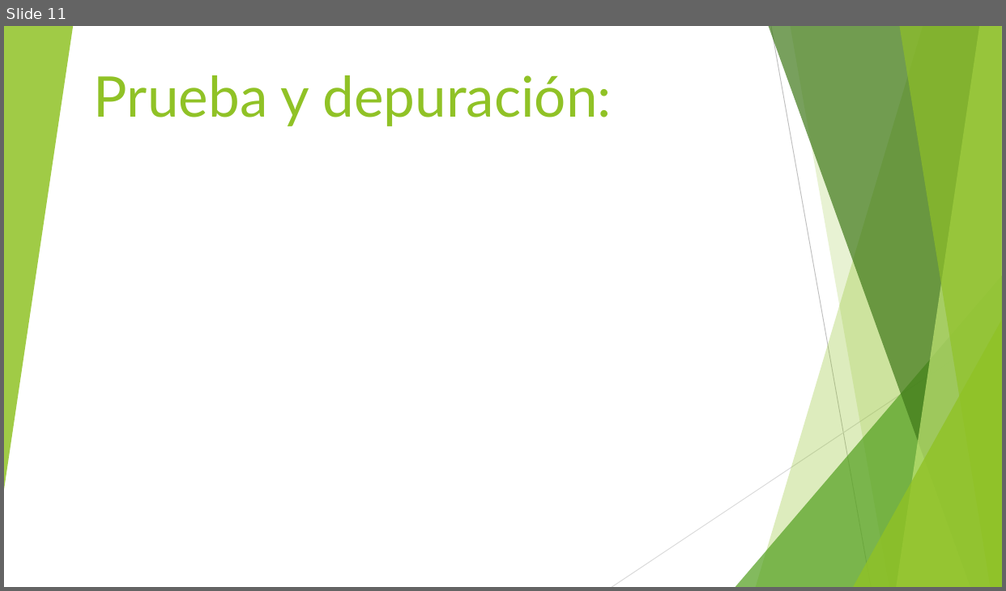
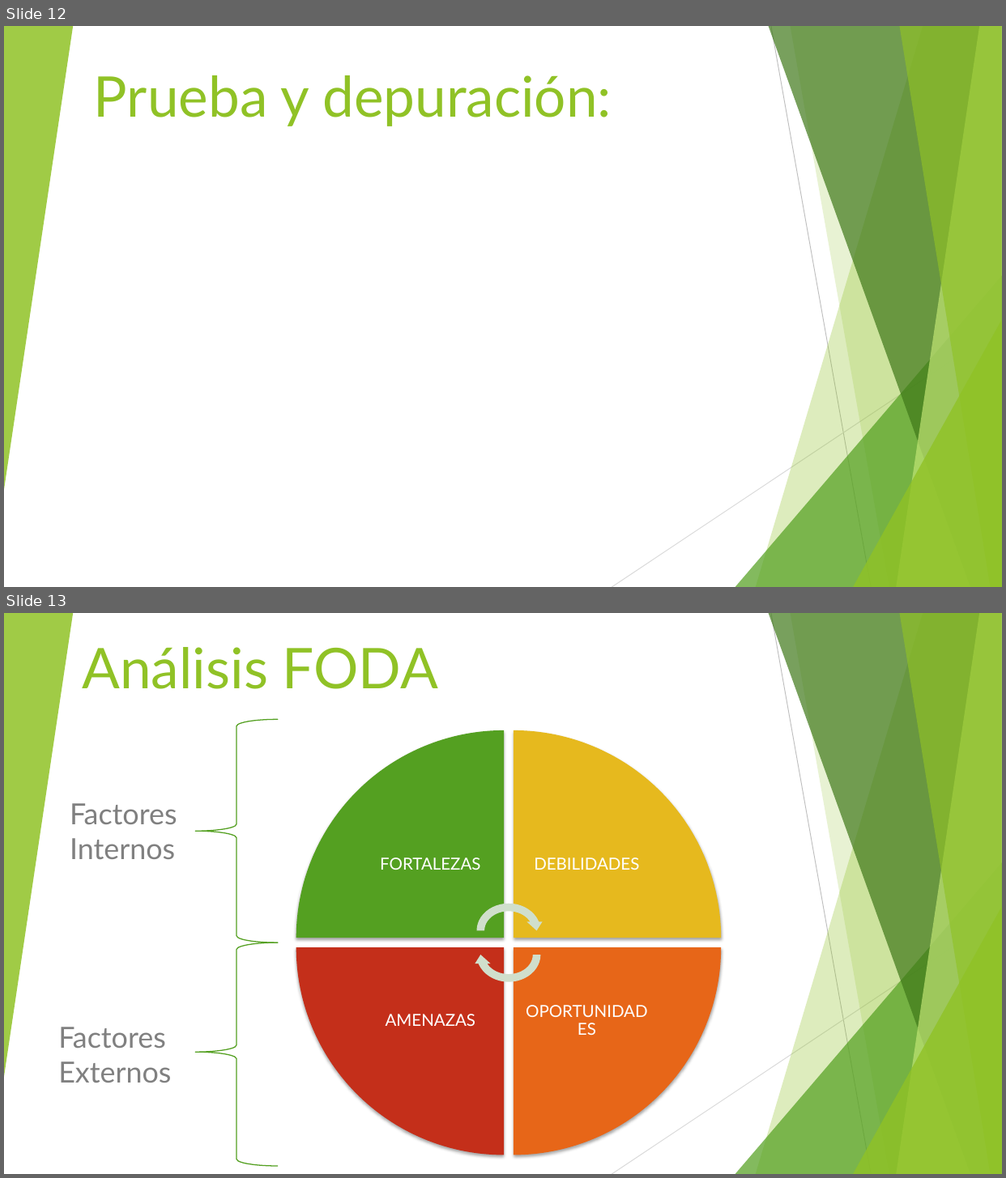
Before and after one commit to mariela21180/institucional-cfp, a slide deck: - Presentacion/Filminas.pptx. Shown one above the other, each under a label of ours: slide 11 before the commit, slides 12 and 13 after it. The pictures are 1006x591 and 1006x1178 pixels, drawn with LibreOffice and Linux fonts; fonts in the diff are those of the drawing. Boxes give left, top, right and bottom in pixels: in the first picture for what was removed or moved away, otherwise in the second. Text is boxed around its words. In the diff, an @@ line names an element or a change of style, - is before the commit and + after.

Commit message:
incorporacion FODa COMIENZO

```diff
--- a/- Presentacion/Filminas.pptx
+++ b/- Presentacion/Filminas.pptx
@@ slide 13 added at (4, 613, 1002, 1174), background #FFFFFF; not listed: 10 template elements that a slide beside it also shows @@
@@ title added at (83, 647, 438, 689), 54 pt, text #90C226 @@
+Análisis FODA
@@ left brace added at (196, 719, 278, 943), outline #54A021 1 pt @@
@@ text added at (70, 803, 177, 859), 28 pt, text #808080 @@
+Factores
+Internos
@@ group added at (296, 730, 721, 1155): 4 pie wedges, 4 texts, 2 circular arrows @@
+FORTALEZAS
+DEBILIDADES
+OPORTUNIDADES
+AMENAZAS
@@ left brace added at (196, 943, 278, 1167), outline #54A021 1 pt @@
@@ text added at (58, 1027, 171, 1083), 28 pt, text #808080 @@
+Factores
+Externos
@@ what was slide 11 is now slide 12 @@
```
Also in this commit, not shown: 4 slides changed, 5 other slides added.
